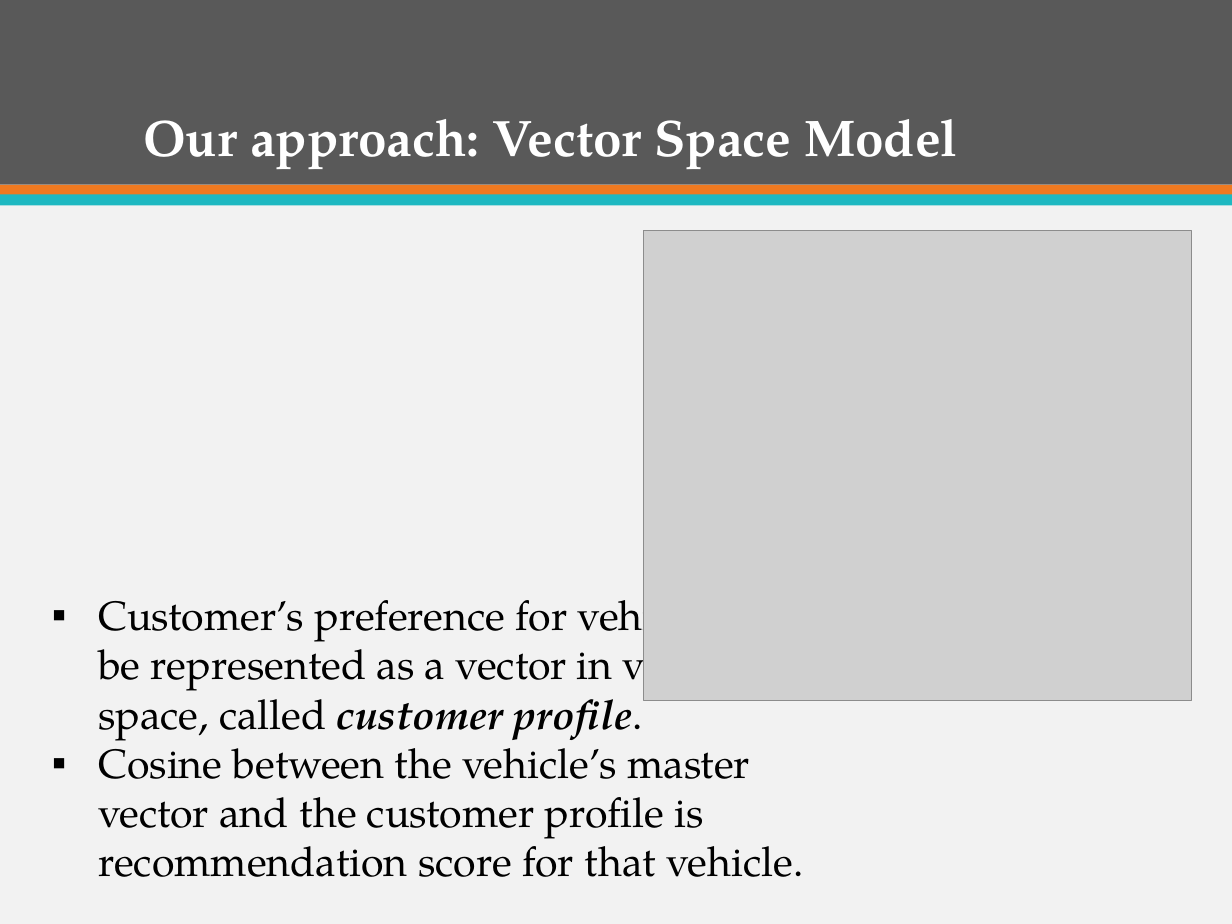
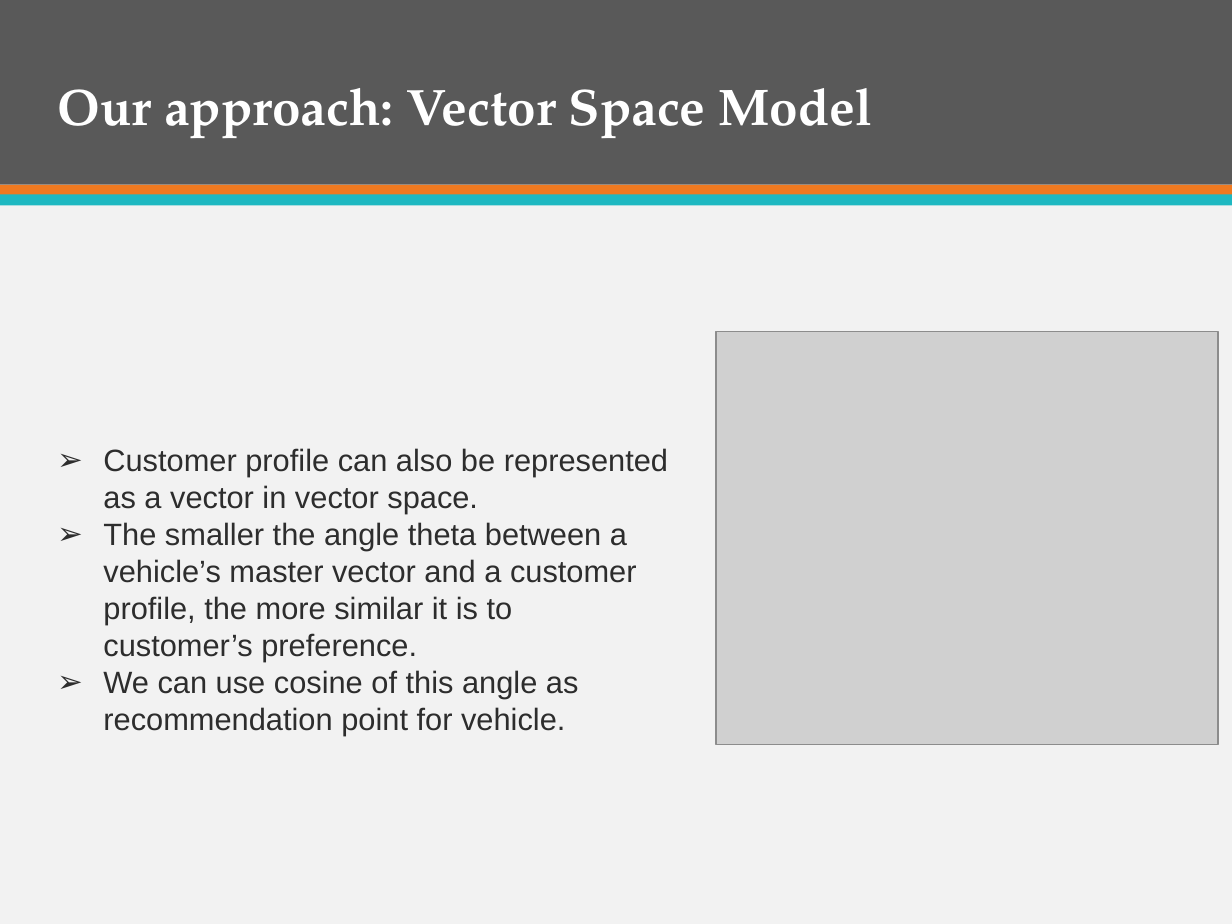
Before and after one commit to firzgard/CarRentalPortal, a slide deck: slide 59 of slide/CAR RENTAL PORTAL-Official.pptx (slide 60 before the commit). Drawn at 1232x924 pixels with LibreOffice and Linux fonts; fonts in the diff are those of the drawing; grey boxes stand for pictures. Boxes give left, top, right and bottom in pixels: in the first picture for what was removed or moved away, otherwise in the second. Text is boxed around its words. In the diff, an @@ line names an element or a change of style, - is before the commit and + after.

```diff
--- a/slide/CAR RENTAL PORTAL-Official.pptx
+++ b/slide/CAR RENTAL PORTAL-Official.pptx
@@ title "Our approach: Vector Space Model": place and size @@
-title "Our approach: Vector Space Model" at box(143, 119, 958, 169)
+title "Our approach: Vector Space Model" at box(57, 88, 872, 138)
@@ picture: place and size @@
-picture at box(644, 230, 1191, 701)
+picture at box(716, 331, 1218, 744)
@@ text at box(103, 448, 668, 736): text changed; size 24 to 18 pt; font TeX Gyre Pagella to Arial; text colour #000000 to #2C2C2C @@
-▪ Customer’s preference for vehicle can be represented as a vector in vector space, called customer profile.
-▪ Cosine between the vehicle’s master vector and the customer profile is recommendation score for that vehicle.
+➢ Customer profile can also be represented as a vector in vector space.
+➢ The smaller the angle theta between a vehicle’s master vector and a customer profile, the more similar it is to customer’s preference.
+➢ We can use cosine of this angle as recommendation point for vehicle.
```
Also in this commit, not shown: 23 other slides changed, 2 slides added.
